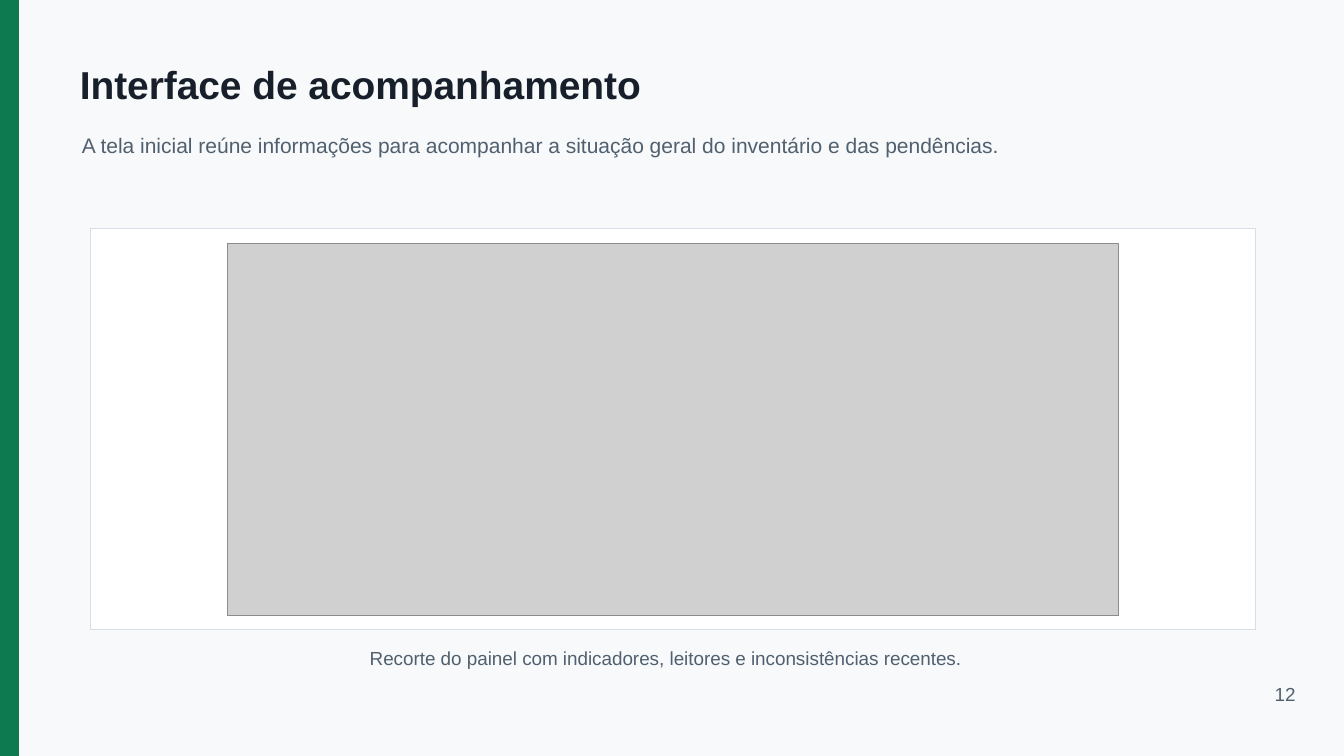
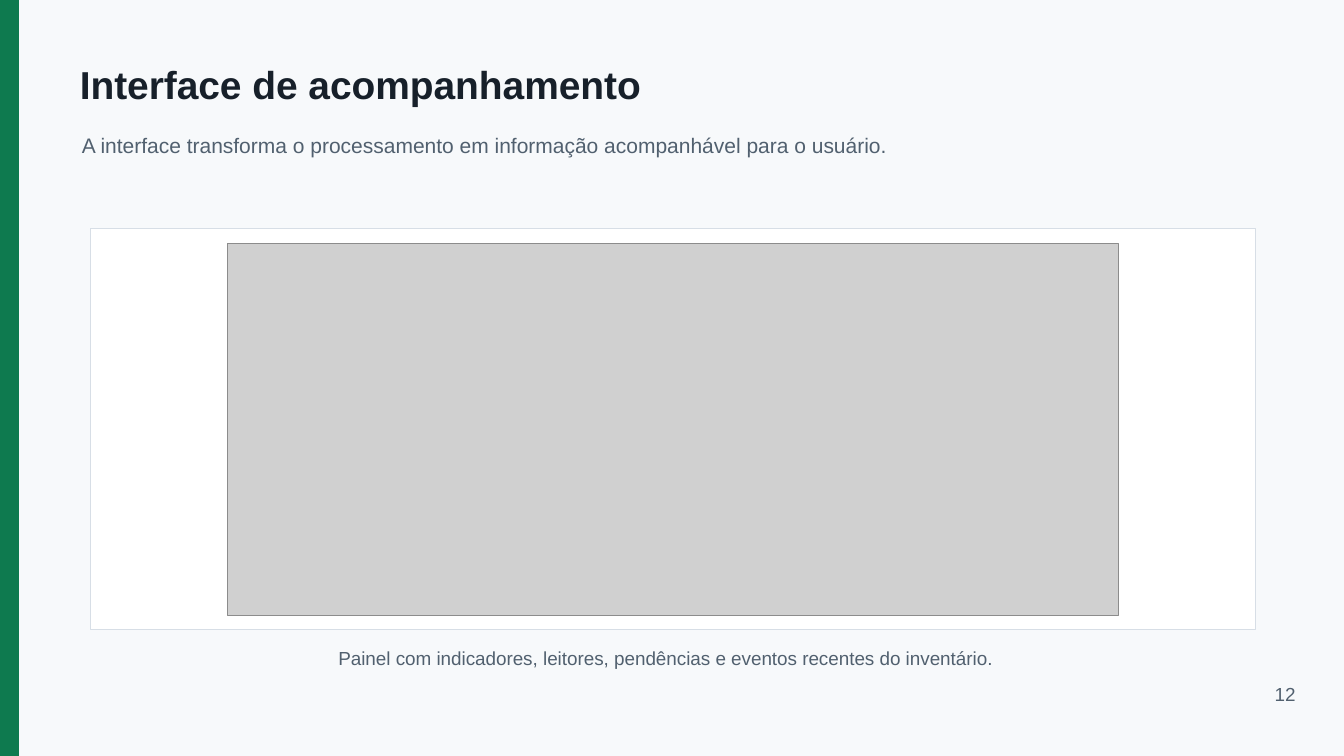
Before and after one commit to EzekLobo/InventoryRFID, a slide deck: slide 12 of docs/tcc/apresentacao-inventoryrfid-15min.pptx. Drawn at 1344x756 pixels with LibreOffice and Linux fonts; fonts in the diff are those of the drawing; grey boxes stand for pictures. Boxes give left, top, right and bottom in pixels: in the first picture for what was removed or moved away, otherwise in the second. Text is boxed around its words. In the diff, an @@ line names an element or a change of style, - is before the commit and + after.

```diff
--- a/docs/tcc/apresentacao-inventoryrfid-15min.pptx
+++ b/docs/tcc/apresentacao-inventoryrfid-15min.pptx
@@ text at bbox=[82, 137, 887, 157]: text changed @@
-A tela inicial reúne informações para acompanhar a situação geral do inventário e das pendências.
+A interface transforma o processamento em informação acompanhável para o usuário.
@@ text at bbox=[338, 651, 993, 669]: text changed @@
-Recorte do painel com indicadores, leitores e inconsistências recentes.
+Painel com indicadores, leitores, pendências e eventos recentes do inventário.
```
Also in this commit, not shown: 13 other slides changed, 4 slides added, 3 slides removed.
